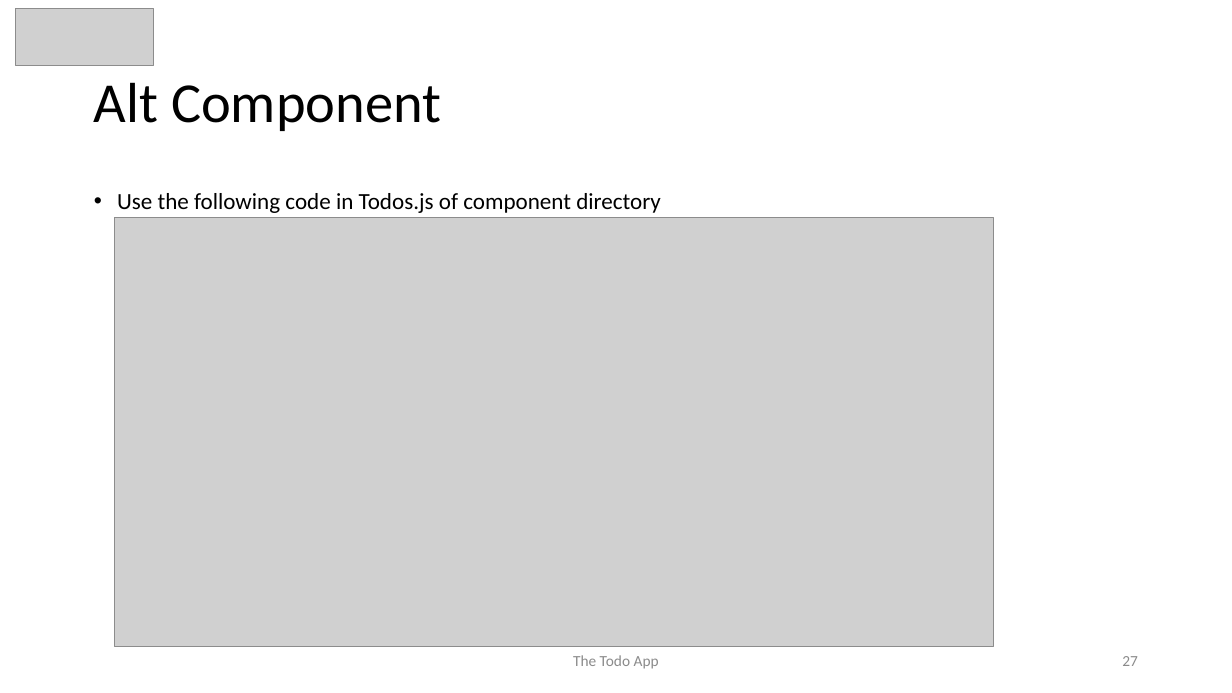
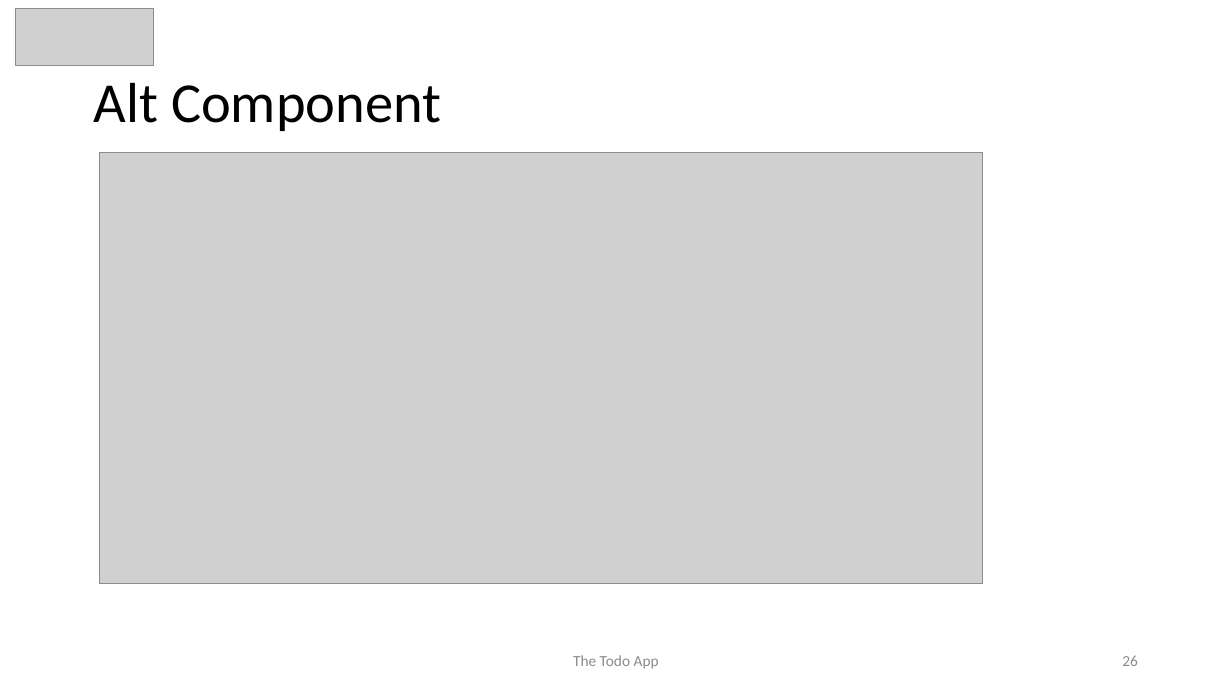
Before and after one commit to awahab29/samplealt, a slide deck: slide 26 of React.pptx (slide 27 before the commit). Drawn at 1232x693 pixels with LibreOffice and Linux fonts; fonts in the diff are those of the drawing; grey boxes stand for pictures. Boxes give left, top, right and bottom in pixels: in the first picture for what was removed or moved away, otherwise in the second. Text is boxed around its words. In the diff, an @@ line names an element or a change of style, - is before the commit and + after.

```diff
--- a/React.pptx
+++ b/React.pptx
@@ picture: place and size @@
-picture at (115, 217, 994, 646)
+picture at (100, 152, 983, 584)
@@ text removed at (117, 193, 661, 213) @@
-• Use the following code in Todos.js of component directory
@@ page number at (1122, 655, 1138, 666): text changed @@
-27
+26
```
Also in this commit, not shown: 14 other slides changed, 7 slides added, 3 slides removed.
